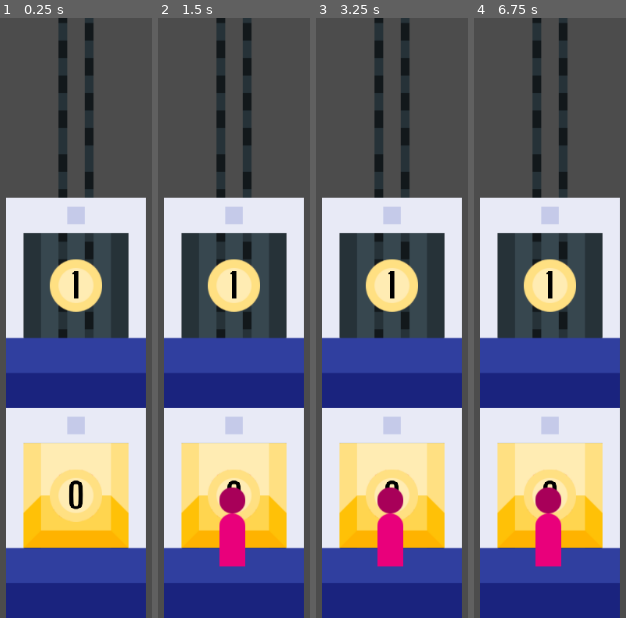
Above: before the commit, frames 1-4 (left to right).
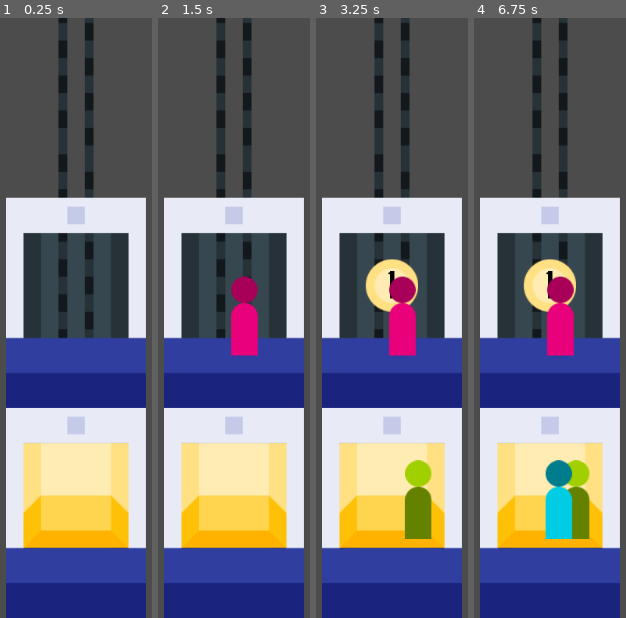
Above: after the commit, the same moments.

Repository: ttencate/uplifting
Game: Godot game, scene res://main.tscn
Same seed, same stepped clock (60 frames per second), same inputs: the game is played once before the commit and once after it.
Inputs (mouse positions are in pixels of both pictures, inside the frame that each line leads up to):
- Up to frame 1 (0.25 s): no input
- Up to frame 2 (1.5 s): click (234, 498) at 0.52 s; click (234, 498) at 1.27 s
- Up to frame 3 (3.25 s): click (392, 498) at 2.02 s; tap Enter at 2.75 s
- Up to frame 4 (6.75 s): tap Space at 3.5, 5, 6.5 s; tap Enter at 4.25, 5.75 s

The runs differ from the first frame. In frame 1, 4.5% of the frame differs, in the area x 32-68%, y 40-84%; in frame 2, 7.3%; in frame 3, 7.3%; in frame 4, 7.7%, in the area x 32-77%, y 43-92%.

Commit message:
Add basic lift control and pawn behaviour

Diff:
--- a/building/building.gd
+++ b/building/building.gd
@@ -4,12 +4,22 @@
 export var num_lifts: int = 3 setget _set_num_lifts
 
 var size: Vector2 setget , _get_size
+var lifts: Array = []
+
+signal cell_clicked
+signal lift_arrived
 
 var _cells: Array = []
-var _lifts: Array = []
 
 func _ready():
 	_update_cells()
+
+func cell_pos(flr, lift):
+	return Vector2(lift, -flr) * Constants.CELL_SIZE
+
+func set_light_on(flr, lift_index, on):
+	var cell = _cells[flr][lift_index]
+	cell.set_light_on(on)
 
 func _update_cells():
 	while len(_cells) > num_floors:
@@ -21,21 +31,24 @@
 	for flr in len(_cells):
 		var row = _cells[flr]
 		while len(row) > num_lifts:
-			var cell = row.pop_back()
-			cell.queue_free()
+			row.pop_back().queue_free()
 		while len(row) < num_lifts:
+			var lift_index = len(row)
 			var cell = preload("res://building/cell.tscn").instance()
-			cell.init(flr, len(row))
+			cell.init(flr, lift_index)
+			cell.connect("clicked", self, "_cell_clicked", [flr, lift_index])
 			add_child(cell)
 			row.push_back(cell)
-	while len(_lifts) > num_lifts:
-		var lift = _lifts.pop_back()
-		lift.queue_free()
-	while len(_lifts) < num_lifts:
+
+	while len(lifts) > num_lifts:
+		lifts.pop_back().queue_free()
+	while len(lifts) < num_lifts:
+		var lift_index = len(lifts)
 		var lift = preload("res://lift/lift.tscn").instance()
-		lift.position = Vector2(len(_lifts), 0) * _cells[0][0].size
+		lift.init(lift_index)
+		lift.connect("arrived", self, "_lift_arrived", [lift_index])
 		add_child(lift)
-		_lifts.push_back(lift)
+		lifts.push_back(lift)
 
 func _set_num_floors(n: int):
 	num_floors = n
@@ -46,4 +59,10 @@
 	_update_cells()
 
 func _get_size() -> Vector2:
-	return Vector2(num_lifts, num_floors) * _cells[0][0].size
+	return Vector2(num_lifts, num_floors) * Constants.CELL_SIZE
+
+func _cell_clicked(flr, lift_index):
+	emit_signal("cell_clicked", flr, lift_index)
+
+func _lift_arrived(lift_index, flr):
+	emit_signal("lift_arrived", lift_index, flr)
--- a/building/cell.gd
+++ b/building/cell.gd
@@ -1,13 +1,20 @@
 extends Node2D
 
-const size = Vector2(256, 384)
+var _floor: int
+onready var _light = $light
 
-var _floor: int
-onready var _button = $button
+signal clicked
 
 func _ready():
-	_button.number = _floor
+	_light.number = _floor
+	$button.connect("pressed", self, "_button_pressed")
 
-func init(flr, lift):
+func init(flr, lift_index):
 	_floor = flr
-	position = Vector2(lift, -flr) * size
+	position = Vector2(lift_index, -flr) * Constants.CELL_SIZE
+
+func set_light_on(on):
+	_light.visible = on
+
+func _button_pressed():
+	emit_signal("clicked")
--- a/building/cell.tscn
+++ b/building/cell.tscn
@@ -3,7 +3,7 @@
 [ext_resource path="res://building/cell.gd" type="Script" id=1]
 [ext_resource path="res://building/shaft.svg" type="Texture" id=2]
 [ext_resource path="res://building/wall.svg" type="Texture" id=3]
-[ext_resource path="res://building/button.tscn" type="PackedScene" id=4]
+[ext_resource path="res://building/light.tscn" type="PackedScene" id=4]
 
 [node name="cell" type="Node2D"]
 script = ExtResource( 1 )
@@ -17,5 +17,13 @@
 position = Vector2( 128, -192 )
 texture = ExtResource( 3 )
 
-[node name="button" parent="." instance=ExtResource( 4 )]
+[node name="light" parent="." instance=ExtResource( 4 )]
+visible = false
 position = Vector2( 128, -224 )
+
+[node name="button" type="TextureButton" parent="."]
+margin_left = 32.0
+margin_top = -320.0
+margin_right = 224.0
+margin_bottom = -128.0
+mouse_default_cursor_shape = 2
--- a/building/button.tscn
+++ b/building/light.tscn
@@ -4,7 +4,7 @@
 [ext_resource path="res://building/button.svg" type="Texture" id=2]
 [ext_resource path="res://fonts/bold_64.tres" type="DynamicFont" id=3]
 
-[node name="button" type="Node2D"]
+[node name="light" type="Node2D"]
 script = ExtResource( 1 )
 
 [node name="button" type="Sprite" parent="."]
--- /dev/null
+++ b/constants.gd
@@ -0,0 +1,3 @@
+class_name Constants
+
+const CELL_SIZE = Vector2(256, 384)
--- /dev/null
+++ b/lift/lift.gd
@@ -0,0 +1,42 @@
+extends Node2D
+
+var flr: int = 0 setget _set_flr
+var index: int = 0
+
+signal arrived
+
+onready var _slots: Array = [$slot1, $slot2, $slot3, $slot4]
+
+func init(index):
+	self.index = index
+	self.position.x = index * Constants.CELL_SIZE.x
+
+func doors_open():
+	return flr == floor(flr)
+
+func has_room():
+	return get_free_slot() != null
+
+func get_free_slot():
+	var shuffled_slots = _slots.duplicate()
+	shuffled_slots.shuffle()
+	for slot in shuffled_slots:
+		if not slot.remote_path:
+			return slot
+	return null
+
+func get_pawns():
+	var pawns = []
+	for slot in _slots:
+		if slot.remote_path:
+			pawns.push_back(slot.get_node(slot.remote_path))
+	return pawns
+
+func move_to_floor(flr):
+	self.flr = flr
+
+func _set_flr(f):
+	flr = f
+	position.y = flr * -Constants.CELL_SIZE.y
+	if doors_open(): # TODO
+		emit_signal("arrived", flr)
--- a/lift/lift.tscn
+++ b/lift/lift.tscn
@@ -1,10 +1,32 @@
-[gd_scene load_steps=2 format=2]
+[gd_scene load_steps=3 format=2]
 
-[ext_resource path="res://lift/lift.svg" type="Texture" id=1]
+[ext_resource path="res://lift/lift.gd" type="Script" id=1]
+[ext_resource path="res://lift/lift.svg" type="Texture" id=2]
 
 [node name="lift" type="Node2D"]
+script = ExtResource( 1 )
 
 [node name="lift" type="Sprite" parent="."]
 position = Vector2( 128, -1152 )
 z_index = -50
-texture = ExtResource( 1 )
+texture = ExtResource( 2 )
+
+[node name="slot1" type="RemoteTransform2D" parent="."]
+position = Vector2( 80, -144 )
+update_rotation = false
+update_scale = false
+
+[node name="slot2" type="RemoteTransform2D" parent="."]
+position = Vector2( 112, -144 )
+update_rotation = false
+update_scale = false
+
+[node name="slot3" type="RemoteTransform2D" parent="."]
+position = Vector2( 144, -144 )
+update_rotation = false
+update_scale = false
+
+[node name="slot4" type="RemoteTransform2D" parent="."]
+position = Vector2( 176, -144 )
+update_rotation = false
+update_scale = false
--- a/main.gd
+++ b/main.gd
@@ -4,16 +4,31 @@
 onready var _pawns = $building/pawns
 
 func _ready():
-	randomize()
+	# randomize()
 
 	$spawn_timer.connect("timeout", self, "_spawn")
+	_building.connect("cell_clicked", self, "_cell_clicked")
 
 func _spawn():
 	var pawn = preload("res://pawn/pawn.tscn").instance()
-	var flr = randi() % _building.num_floors
-	print("Spawning on floor %d" % [flr])
-	pawn.position.x = rand_range(32, _building.size.x - 32)
-	pawn.position.y = flr - 96
+	pawn.init(_building)
+	pawn.connect("button_pressed", self, "_pawn_button_pressed")
 	_pawns.add_child(pawn)
 
-	$spawn_timer.start(rand_range(5, 10))
+	$spawn_timer.start(rand_range(2, 4))
+
+func _physics_process(_delta):
+	for pawn in _pawns.get_children():
+		pawn.tick(_building)
+	for lift_index in _building.num_lifts:
+		var lift = _building.lifts[lift_index]
+		for flr in _building.num_floors:
+			var on = false
+			for pawn in lift.get_pawns():
+				if pawn.destination == flr:
+					on = true
+					break
+			_building.set_light_on(flr, lift_index, on)
+
+func _cell_clicked(flr, lift_index):
+	_building.lifts[lift_index].move_to_floor(flr)
--- a/pawn/pawn.gd
+++ b/pawn/pawn.gd
@@ -1,4 +1,32 @@
 extends Node2D
+
+enum State { WAITING_FOR_LIFT, IN_LIFT, ARRIVED }
+
+var state = State.WAITING_FOR_LIFT
+var flr: int = 0
+var destination: int = 0
+
+signal button_pressed
+signal arrived
+
+var _lift = null
+var _slot = null
+
+func init(building):
+	var random = randf()
+	if random < 0.4:
+		flr = 1 + randi() % (building.num_floors - 1)
+		destination = 0
+	elif random < 0.8:
+		flr = 0
+		destination = 1 + randi() % (building.num_floors - 1)
+	else:
+		flr = randi() % building.num_floors
+		destination = flr
+		while destination == flr:
+			destination = randi() % building.num_floors
+	position.x = rand_range(32, building.size.x - 32)
+	position.y = building.cell_pos(flr, 0).y - 96
 
 func _ready():
 	var hue = randf()
@@ -10,3 +38,26 @@
 		body_value = rand_range(0.5, 1)
 	$head.modulate = Color.from_hsv(hue, saturation, head_value)
 	$body.modulate = Color.from_hsv(hue, saturation, body_value)
+
+func tick(building):
+	match state:
+		State.WAITING_FOR_LIFT:
+			for lift in building.lifts:
+				if lift.flr == flr and lift.doors_open() and lift.has_room():
+					print("Entering lift")
+					_slot = lift.get_free_slot()
+					_slot.remote_path = get_path()
+					_lift = lift
+					state = State.IN_LIFT
+					emit_signal("button_pressed", destination, lift)
+		State.IN_LIFT:
+			if _lift.flr == destination:
+				print("Arrived at destination")
+				_slot.remote_path = NodePath("")
+				_slot = null
+				_lift = null
+				# TODO move onto floor
+				state = State.ARRIVED
+				emit_signal("arrived")
+		State.ARRIVED:
+			queue_free()
--- a/project.godot
+++ b/project.godot
@@ -8,9 +8,14 @@
 
 config_version=4
 
-_global_script_classes=[  ]
+_global_script_classes=[ {
+"base": "Reference",
+"class": "Constants",
+"language": "GDScript",
+"path": "res://constants.gd"
+} ]
 _global_script_class_icons={
-
+"Constants": ""
 }
 
 [application]
